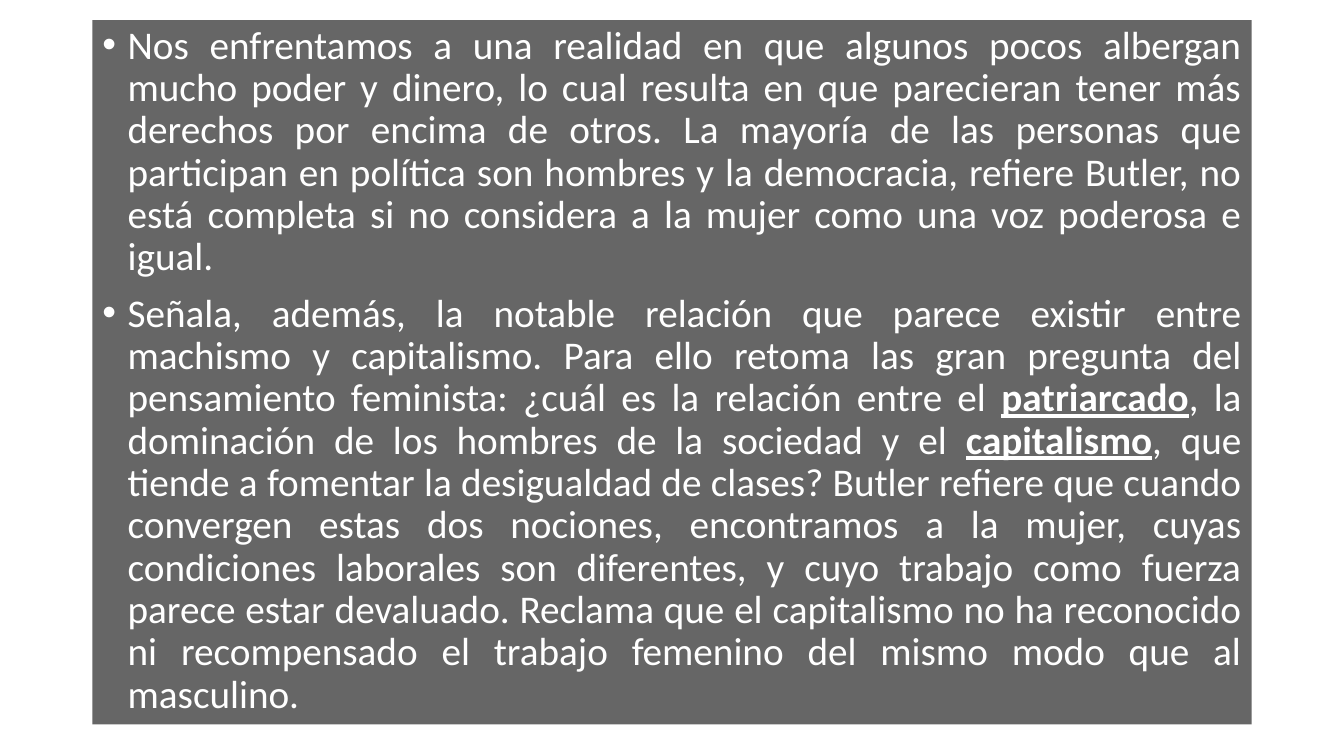
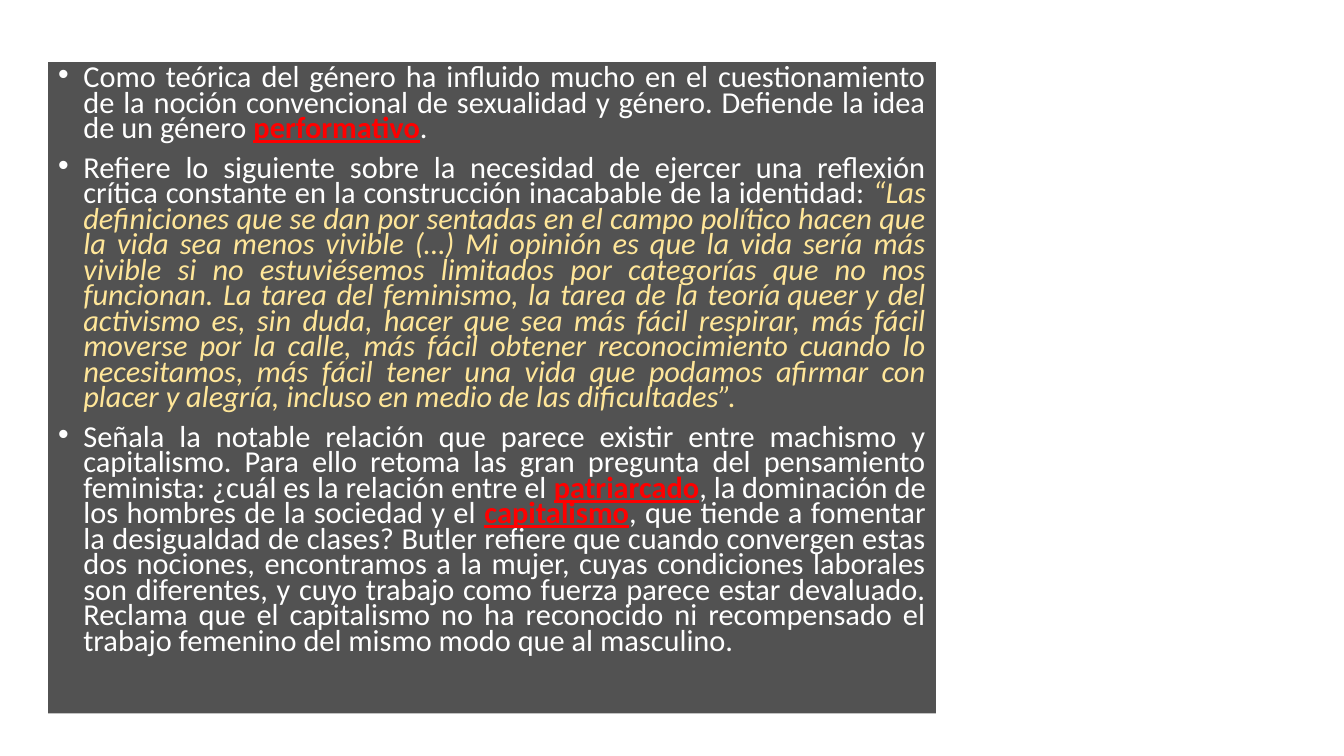
Before and after one commit to zaboltar/zaboltar.github.io, a slide deck: slide 2 of assets uarm/2019 sol-penscri-justfilpol/Documentos para S E B/Judith Butler-Resumen.pptx (slide 12 before the commit). Drawn at 1344x756 pixels with LibreOffice and Linux fonts; fonts in the diff are those of the drawing; background and template pictures are left out. Boxes give left, top, right and bottom in pixels: in the first picture for what was removed or moved away, otherwise in the second. Text is boxed around its words. In the diff, an @@ line names an element or a change of style, - is before the commit and + after.

```diff
--- a/assets uarm/2019 sol-penscri-justfilpol/Documentos para S E B/Judith Butler-Resumen.pptx
+++ b/assets uarm/2019 sol-penscri-justfilpol/Documentos para S E B/Judith Butler-Resumen.pptx
@@ text "Como teórica del género ha ...": place and size @@
-text "Como teórica del género ha ..." at [93, 20, 1252, 725]
+text "Como teórica del género ha ..." at [48, 63, 937, 714]
@@ text "Como teórica del género ha ..." at [48, 63, 937, 714]: fill #262626 at 70% opacity to #000000 at 68% opacity @@
@@ text at [83, 66, 926, 656]: text changed; size 28 to 21.7 pt @@
-• Nos enfrentamos a una realidad en que algunos pocos albergan mucho poder y dinero, lo cual resulta en que parecieran tener más derechos por encima de otros. La mayoría de las personas que participan en política son hombres y la democracia, refiere Butler, no está completa si no considera a la mujer como una voz poderosa e igual.
-• Señala, además, la notable relación que parece existir entre machismo y capitalismo. Para ello retoma las gran pregunta del pensamiento feminista: ¿cuál es la relación entre el patriarcado, la dominación de los hombres de la sociedad y el capitalismo, que tiende a fomentar la desigualdad de clases? Butler refiere que cuando convergen estas dos nociones, encontramos a la mujer, cuyas condiciones laborales son diferentes, y cuyo trabajo como fuerza parece estar devaluado. Reclama que el capitalismo no ha reconocido ni recompensado el trabajo femenino del mismo modo que al masculino.
+• Como teórica del género ha influido mucho en el cuestionamiento de la noción convencional de sexualidad y género. Defiende la idea de un género performativo.
+• Refiere lo siguiente sobre la necesidad de ejercer una reflexión crítica constante en la construcción inacabable de la identidad: “Las definiciones que se dan por sentadas en el campo político hacen que la vida sea menos vivible (…) Mi opinión es que la vida sería más vivible si no estuviésemos limitados por categorías que no nos funcionan. La tarea del feminismo, la tarea de la teoría queer y del activismo es, sin duda, hacer que sea más fácil respirar, más fácil moverse por la calle, más fácil obtener reconocimiento cuando lo necesitamos, más fácil tener una vida que podamos afirmar con placer y alegría, incluso en medio de las dificultades”.
+• Señala la notable relación que parece existir entre machismo y capitalismo. Para ello retoma las gran pregunta del pensamiento feminista: ¿cuál es la relación entre el patriarcado, la dominación de los hombres de la sociedad y el capitalismo, que tiende a fomentar la desigualdad de clases? Butler refiere que cuando convergen estas dos nociones, encontramos a la mujer, cuyas condiciones laborales son diferentes, y cuyo trabajo como fuerza parece estar devaluado. Reclama que el capitalismo no ha reconocido ni recompensado el trabajo femenino del mismo modo que al masculino.
```
Also in this commit, not shown: 5 other slides changed, 16 slides removed, 10 other files.
